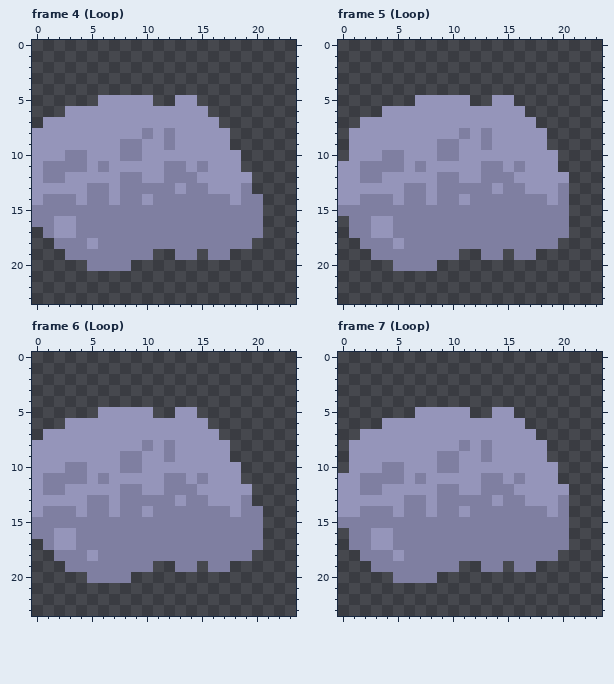
One commit to this pixel-art file: rughai/sprites/rughai/prop/plants/bush/bush_0_ilde_0.ase. This is how it looked before the edit.
24x24 pixels, 10 frames. Shown: frame 4 (Loop), frame 5 (Loop), frame 6 (Loop), frame 7 (Loop). The commit also changed other frames, which this record leaves out.
After the commit:
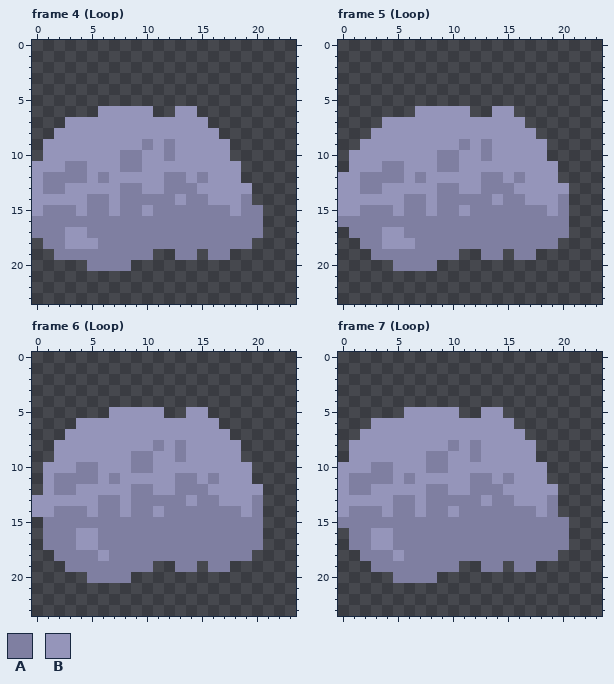
Palette (. is transparent): A #7f7fa1  B #9595ba
What changed:
Frame 4 (Loop), layer "Layer 1":
y 5: x 6..10 BBBBB -> .....; x 13..14 BB -> ..
y 6: x 3..5 BBB -> ...; x 11..12 BB -> ..; x 15 B -> .
y 7: x 1..2 BB -> ..; x 16 B -> .
y 8: x 0..1 BB -> ..; x 10 A -> B; x 12 A -> B; x 17 B -> .
y 9: x 0 B -> .; x 8..10 AAB -> BBA
y 10: x 0 B -> .; x 3..4 AA -> BB; x 12 B -> A; x 18 B -> .
y 11: x 1..2 AA -> BB; x 6 A -> B; x 8..9 BB -> AA; x 12..13 AA -> BB; x 15 A -> B
y 12: x 3..4 BB -> AA; x 6 B -> A; x 8..9 AA -> BB; x 14..15 AB -> BA; x 19 B -> .
y 13: x 1..2 BB -> AA; x 5..6 AA -> BB; x 10..11 AA -> BB; x 13 B -> A; x 15 A -> B; x 19 A -> B
y 14: x 1..3 AAA -> BBB; x 10 B -> A; x 13 A -> B; x 16..17 AA -> BB; x 20 A -> .
y 15: x 0 A -> B; x 4 A -> B; x 7 A -> B; x 10 A -> B; x 18 A -> B
y 16: x 2..3 BB -> AA
y 17: x 0 . -> A; x 2 B -> A; x 4 A -> B
y 18: x 1 . -> A; x 3..4 AA -> BB
y 19: x 2 . -> A
Frame 5 (Loop), layer "Layer 1":
y 5: x 7..11 BBBBB -> .....; x 14..15 BB -> ..
y 6: x 4..6 BBB -> ...; x 12..13 BB -> ..; x 16 B -> .
y 7: x 2..3 BB -> ..; x 17 B -> .
y 8: x 1..2 BB -> ..; x 11 A -> B; x 13 A -> B; x 18 B -> .
y 9: x 1 B -> .; x 9..11 AAB -> BBA
y 10: x 4..5 AA -> BB; x 13 B -> A; x 19 B -> .
y 11: x 0 B -> .; x 2..3 AA -> BB; x 7 A -> B; x 9..10 BB -> AA; x 13..14 AA -> BB; x 16 A -> B
y 12: x 4..5 BB -> AA; x 7 B -> A; x 9..10 AA -> BB; x 15..16 AB -> BA; x 20 B -> .
y 13: x 2..3 BB -> AA; x 6..7 AA -> BB; x 11..12 AA -> BB; x 14 B -> A; x 16 A -> B; x 20 A -> B
y 14: x 2..4 AAA -> BBB; x 11 B -> A; x 14 A -> B; x 17..18 AA -> BB
y 15: x 0..1 AA -> BB; x 5 A -> B; x 8 A -> B; x 11 A -> B; x 19 A -> B
y 16: x 0 . -> A; x 3..4 BB -> AA
y 17: x 3 B -> A; x 5 A -> B
y 18: x 4 A -> B; x 6 A -> B
Frame 6 (Loop), layer "Layer 1":
y 5: x 6 B -> .; x 11 . -> B; x 13 B -> .; x 15 . -> B
y 6: x 3 B -> .; x 16 . -> B
y 7: x 1..2 BB -> ..; x 17 . -> B
y 8: x 0..1 BB -> ..; x 10..13 ABAB -> BABA; x 18 . -> B
y 9: x 0..1 BB -> ..; x 8 A -> B; x 10 B -> A; x 12..13 AB -> BA; x 18 . -> B
y 10: x 0 B -> .; x 3 A -> B; x 5 B -> A; x 8 A -> B; x 10 B -> A; x 19 . -> B
y 11: x 0..1 BA -> .B; x 5..7 BAB -> ABA; x 12 A -> B; x 14..16 BAB -> ABA; x 19 . -> B
y 12: x 0..1 BA -> .B; x 3 B -> A; x 8 A -> B; x 10 B -> A; x 12 A -> B; x 15 B -> A; x 20 . -> B
y 13: x 5 A -> B; x 7..8 BA -> AB; x 13..14 BA -> AB; x 16 B -> A; x 19..20 A. -> BA
y 14: x 1 A -> B; x 4..5 BA -> AB; x 7..8 BA -> AB; x 10..11 BA -> AB; x 18..19 BA -> AB
y 15: x 0 A -> .
y 16: x 0 A -> .; x 2..5 BBAA -> AABB
y 17: x 2..5 BBAA -> AABB
y 18: x 5..6 BA -> AB
Frame 7 (Loop), layer "Layer 1":
y 5: x 6 . -> B; x 11 B -> .; x 13 . -> B; x 15 B -> .
y 6: x 3 . -> B; x 16 B -> .
y 7: x 17 B -> .
y 8: x 10..13 BABA -> ABAB; x 18 B -> .
y 9: x 8 B -> A; x 10 A -> B; x 12..13 BA -> AB; x 18 B -> .
y 10: x 0 . -> B; x 3 B -> A; x 5 A -> B; x 8 B -> A; x 10 A -> B; x 19 B -> .
y 11: x 1 B -> A; x 5..7 ABA -> BAB; x 12 B -> A; x 14..16 ABA -> BAB; x 19 B -> .
y 12: x 1 B -> A; x 3 A -> B; x 8 B -> A; x 10 A -> B; x 12 B -> A; x 15 A -> B; x 20 B -> .
y 13: x 5 B -> A; x 7..8 AB -> BA; x 13..14 AB -> BA; x 16 A -> B; x 19..20 BA -> A.
y 14: x 1 B -> A; x 4..5 AB -> BA; x 7..8 AB -> BA; x 10..11 AB -> BA; x 18..20 ABA -> BA.
Pixel boxes of the changes (left, top, right, bottom) in both pictures:
changed: (32, 95, 263, 260)
changed: (338, 95, 569, 249)
changed: (32, 407, 263, 561)
changed: (338, 407, 569, 517)
